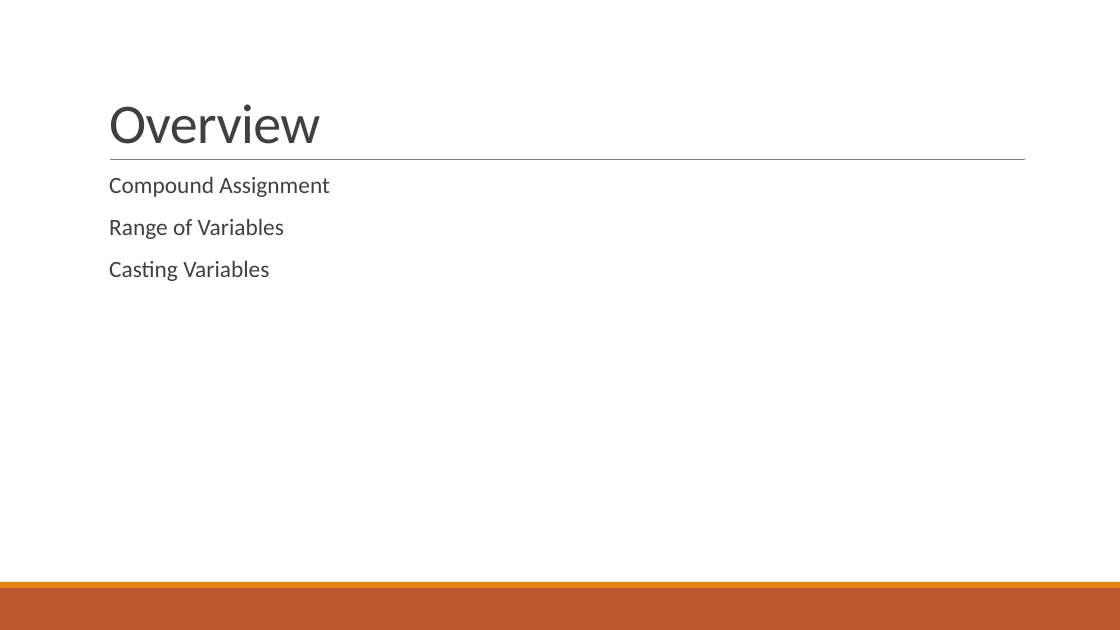
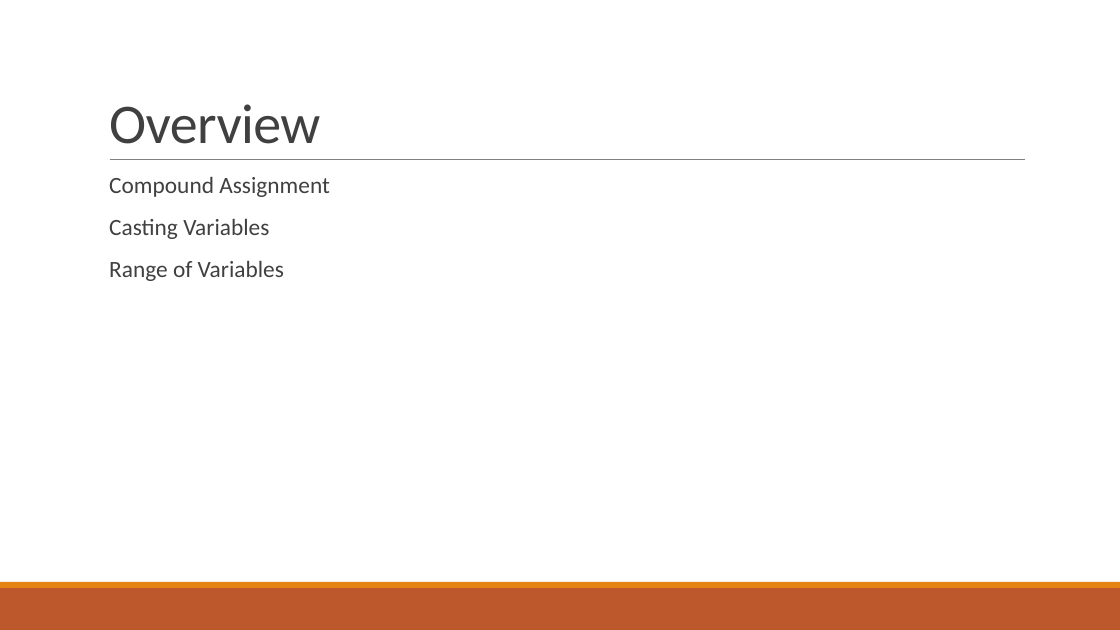
Before and after one commit to thewangclass/apcsa-curriculum, a slide deck: slide 3 of 01_Unit/PowerPoints/05_CompoundAssignmentCastingRangeofVariables.pptx. Drawn at 1120x630 pixels with LibreOffice and Linux fonts; fonts in the diff are those of the drawing. Boxes give left, top, right and bottom in pixels: in the first picture for what was removed or moved away, otherwise in the second. Text is boxed around its words. In the diff, an @@ line names an element or a change of style, - is before the commit and + after.

```diff
--- a/01_Unit/PowerPoints/05_CompoundAssignmentCastingRangeofVariables.pptx
+++ b/01_Unit/PowerPoints/05_CompoundAssignmentCastingRangeofVariables.pptx
@@ text at box(109, 219, 269, 239): paragraph added @@
+  Casting Variables
@@ text at box(109, 261, 269, 281): paragraph removed @@
-  Casting Variables
```
Also in this commit, not shown: 6 other slides changed, 7 other files.
